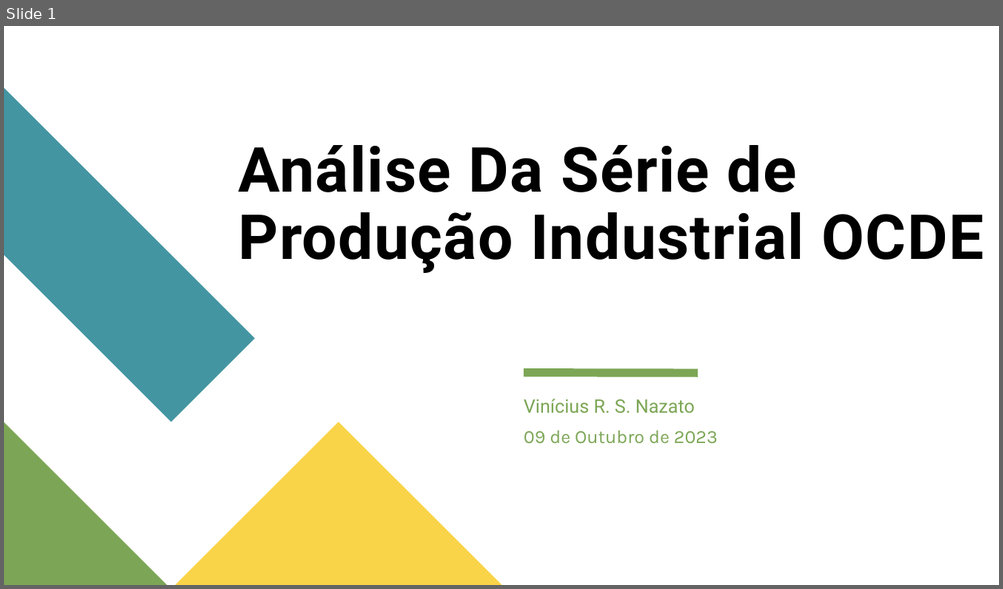
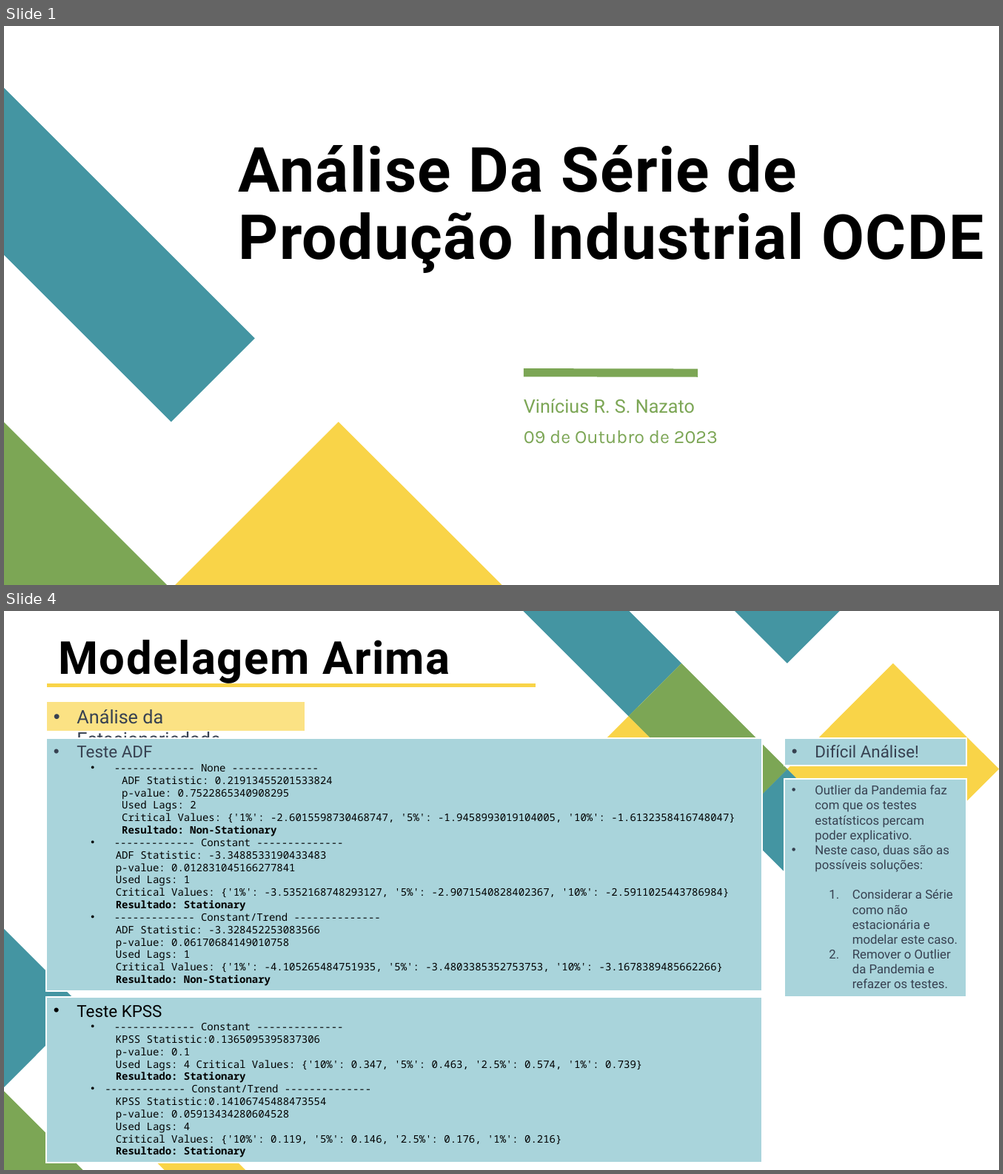
Before and after one commit to ViniNazato/PredictingIndustrialProduction, a slide deck: Análise Da Série de Produção Industrial OCDE.pptx. Shown one above the other, each under a label of ours: slide 1 before the commit, slides 1 and 4 after it; the slides between them are not shown. The pictures are 1003x589 and 1003x1174 pixels, drawn with LibreOffice and Linux fonts; fonts in the diff are those of the drawing. Boxes give left, top, right and bottom in pixels: in the first picture for what was removed or moved away, otherwise in the second. Text is boxed around its words. In the diff, an @@ line names an element or a change of style, - is before the commit and + after.

```diff
--- a/Análise Da Série de Produção Industrial OCDE.pptx
+++ b/Análise Da Série de Produção Industrial OCDE.pptx
@@ slide 4 added at (4, 611, 999, 1170), background #FFFFFF @@
@@ title added at (59, 639, 449, 685), 44 pt, text #000000, bold @@
+Modelagem Arima
@@ group added at (523, 611, 999, 875): 5 freeform shapes @@
@@ rectangle added at (46, 683, 537, 688), fill #F9D448, outline #FFFFFF 1.5 pt @@
@@ rectangle added at (46, 701, 305, 731), fill #FBE284, outline #FFFFFF 1.5 pt, 18 pt, text #374151 @@
+• Análise da Estacionariedade
@@ rectangle added at (46, 738, 762, 991), fill #A9D4DB, outline #FFFFFF 1.5 pt, 10 pt, text #000000 @@
+• Teste ADF
+  • ------------- None --------------
+  ADF Statistic: 0.21913455201533824
+  p-value: 0.7522865340908295
+  Used Lags: 2
+  Critical Values: {'1%': -2.6015598730468747, '5%': -1.9458993019104005, '10%': -1.6132358416748047}
+  Resultado: Non-Stationary
+  • ------------- Constant --------------
+  ADF Statistic: -3.3488533190433483
+  p-value: 0.012831045166277841
+  Used Lags: 1
+  Critical Values: {'1%': -3.5352168748293127, '5%': -2.9071540828402367, '10%': -2.5911025443786984}
+  Resultado: Stationary
+  • ------------- Constant/Trend --------------
+  ADF Statistic: -3.328452253083566
+  p-value: 0.06170684149010758
+  Used Lags: 1
+  Critical Values: {'1%': -4.105265484751935, '5%': -3.4803385352753753, '10%': -3.1678389485662266}
+  Resultado: Non-Stationary
@@ rectangle added at (785, 738, 967, 766), fill #A9D4DB, outline #FFFFFF 1.5 pt, 16 pt, text #374151 @@
+• Difícil Análise!
@@ rectangle added at (785, 779, 967, 997), fill #A9D4DB, outline #FFFFFF 1.5 pt, 12 pt, text #374151 @@
+• Outlier da Pandemia faz com que os testes estatísticos percam poder explicativo.
+• Neste caso, duas são as possíveis soluções:
+  1. Considerar a Série como não estacionária e modelar este caso.
+  2. Remover o Outlier da Pandemia e refazer os testes.
@@ freeform shape added at (4, 930, 83, 1088), fill #4495A2 @@
@@ rectangle added at (46, 997, 762, 1163), fill #A9D4DB, outline #FFFFFF 1.5 pt, 10 pt, text #000000 @@
+• Teste KPSS
+  • ------------- Constant --------------
+  KPSS Statistic:0.1365095395837306
+  p-value: 0.1
+  Used Lags: 4 Critical Values: {'10%': 0.347, '5%': 0.463, '2.5%': 0.574, '1%': 0.739}
+  Resultado: Stationary
+  • ------------- Constant/Trend --------------
+  KPSS Statistic:0.14106745488473554
+  p-value: 0.05913434280604528
+  Used Lags: 4
+  Critical Values: {'10%': 0.119, '5%': 0.146, '2.5%': 0.176, '1%': 0.216}
+  Resultado: Stationary
@@ freeform shape added at (83, 1049, 245, 1170), fill #F9D448 @@
@@ freeform shape added at (4, 1091, 83, 1170), fill #7CA655 @@
```
Also in this commit, not shown: 2 slides changed, 23 other slides added, 3 slides removed, 8 other files.
